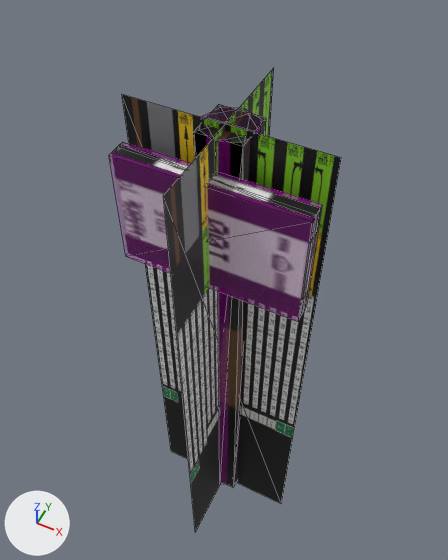
One commit to the COLLADA model beamng-props/mile-marker/export/dae/milemarker_100.dae: the scene before it, then after it.
Both versions are drawn from a camera (50 mm lens) standing at (0.427, -0.859, 2.115) and looking at (-0.061, 0.118, 0.894). Lighting does not change. The marker at lower left points along +X, +Y and +Z. The first picture is the older version. Mesh edges are drawn as thin lines. Where no turn or scale is listed for an object, it has been applied to the vertices.

Names of what the first picture shows: 'Colmesh_post-1', 'Colmesh_sign-1', 'milemarker_100_a200', 'milemarker_100_a50', 'milemarker_100_a800'.
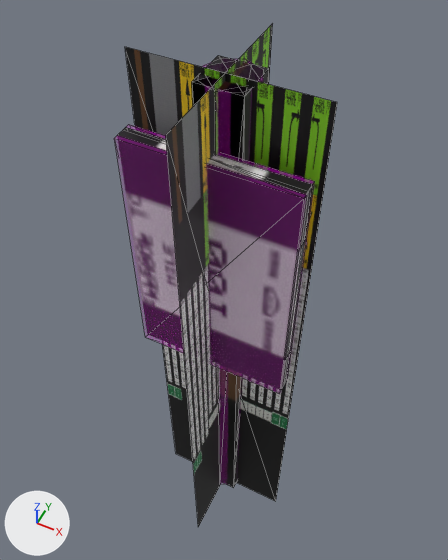
What changed in the scene script:
```text
Change me_milemarker_100_a800:
    used by ob_milemarker_100_a800; location = (0.0, 0.0, 0.0)
    before: 1 (-0.05, -0.027, 1.45) at pixel (193, 131), 3 (-0.05, 0.072, 1.45) at pixel (218, 104), 5 (0.05, -0.027, 1.45) at pixel (243, 146), 7 (0.05, 0.072, 1.45) at pixel (266, 117)
    remove me_milemarker_100_a800.from_pydata(...)  # 16 vertices, 24 faces; spans x -0.21..0.21, y -0.072..0.072, z 0.0..1.45
    add me_milemarker_100_a800.from_pydata(...)  # 16 vertices, 24 faces; spans x -0.19..0.19, y -0.072..0.072, z 0.0..1.55
    me_milemarker_100_a800 part 1: the loose piece of 8 vertices spanning x -0.21..0.21, y -0.072..-0.042, z 1.1..1.38 is scaled about its middle by (0.905, 1, 2.21), then moved by (0.0, 0.0, -0.124)
    me_milemarker_100_a800 part 2
    add for i in [1, 3, 5, 7]: me_milemarker_100_a800.vertices[i].co += Vector((0.0, 0.0, 0.1))
Change me_milemarker_100_a200:
    used by ob_milemarker_100_a200; location = (0.0, 0.0, 0.0)
    before: 1 (-0.05, -0.027, 1.45) at pixel (193, 131), 3 (0.017, 0.072, 1.45) at pixel (250, 112), 5 (0.05, -0.027, 1.45) at pixel (243, 146)
    remove me_milemarker_100_a200.from_pydata(...)  # 10 vertices, 12 faces; spans x -0.21..0.21, y -0.062..0.072, z 0.0..1.45
    add me_milemarker_100_a200.from_pydata(...)  # 10 vertices, 12 faces; spans x -0.19..0.19, y -0.062..0.072, z 0.0..1.55
    me_milemarker_100_a200 part 3
    add for i in [1, 3, 5]: me_milemarker_100_a200.vertices[i].co += Vector((0.0, 0.0, 0.1))
    me_milemarker_100_a200.vertices[6].co: (-0.21, -0.052, 1.38) -> (-0.19, -0.052, 1.426)  # pixel (117, 146) -> pixel (122, 129)
    me_milemarker_100_a200.vertices[7].co: (-0.21, -0.062, 1.1) -> (-0.19, -0.062, 0.806)
    me_milemarker_100_a200.vertices[8].co: (0.21, -0.052, 1.1) -> (0.19, -0.052, 0.806)  # pixel (303, 311) -> pixel (284, 384)
    me_milemarker_100_a200.vertices[9].co: (0.21, -0.062, 1.38) -> (0.19, -0.062, 1.426)  # pixel (316, 214) -> pixel (308, 191)
Change me_milemarker_100_a50:
    used by ob_milemarker_100_a50; location = (0.0, 0.0, 0.0)
    remove me_milemarker_100_a50.from_pydata(...)  # 8 vertices, 4 faces; spans x -0.22..0.22, y -0.22..0.22, z -0.014..1.464
    add me_milemarker_100_a50.from_pydata(...)  # 8 vertices, 4 faces; spans x -0.199..0.199, y -0.199..0.199, z -0.015..1.566
    me_milemarker_100_a50 part 4: the whole mesh is scaled about its middle by (0.905, 0.905, 1.07), then moved by (0.0, 0.0, 0.05)
Change me_colmesh_post_1:
    used by ob_colmesh_post_1; location = (0.0, 0.0, 0.0)
    remove me_colmesh_post_1.from_pydata(...)  # 16 vertices, 28 faces; spans x -0.06..0.06, y -0.037..0.082, z 0.0..1.45
    add me_colmesh_post_1.from_pydata(...)  # 16 vertices, 28 faces; spans x -0.06..0.06, y -0.037..0.082, z 0.0..1.55
    me_colmesh_post_1 part 5: the whole mesh is scaled about its middle by (1, 1, 1.07), then moved by (0.0, 0.0, 0.05)
Change me_colmesh_sign_1:
    used by ob_colmesh_sign_1; location = (0.0, 0.0, 0.0)
    remove me_colmesh_sign_1.from_pydata(...)  # 8 vertices, 12 faces; spans x -0.21..0.21, y -0.082..-0.032, z 1.1..1.38
    add me_colmesh_sign_1.from_pydata(...)  # 8 vertices, 12 faces; spans x -0.19..0.19, y -0.082..-0.032, z 0.806..1.426
    me_colmesh_sign_1 part 6: the whole mesh is scaled about its middle by (0.905, 1, 2.21), then moved by (0.0, 0.0, -0.124)
```

Boxes [x1, y1, x2, y2] around the edits, measured in the pictures (448 x 560 px; the box of a moved part takes in the faces that stretch with it):
'milemarker_100_a50', rescaled (9% taller): before [122, 68, 341, 532]; after [125, 23, 337, 527]
'Colmesh_sign-1', moved, rescaled (6% narrower, 50% taller): before [109, 142, 323, 322]; after [114, 124, 315, 394]
'milemarker_100_a800', reshaped (7% narrower, 13% taller): before [111, 104, 321, 488]; after [118, 55, 313, 488]
'Colmesh_post-1', rescaled (13% taller): before [200, 107, 261, 485]; after [200, 58, 263, 485]
'milemarker_100_a200', reshaped: before [231, 115, 250, 146]; after [234, 66, 250, 96]
part 1 of me_milemarker_100_a800, moved or reshaped: before [111, 144, 321, 317]; after [118, 127, 313, 390]
part 2 of me_milemarker_100_a800, moved or reshaped: before [194, 104, 266, 488]; after [192, 55, 269, 488]
